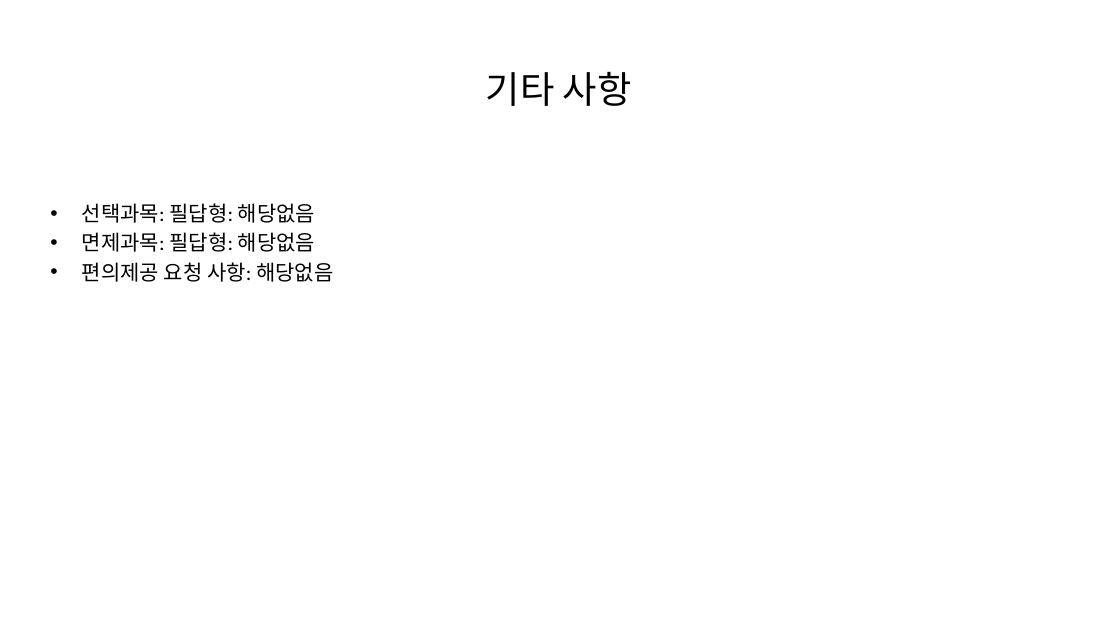
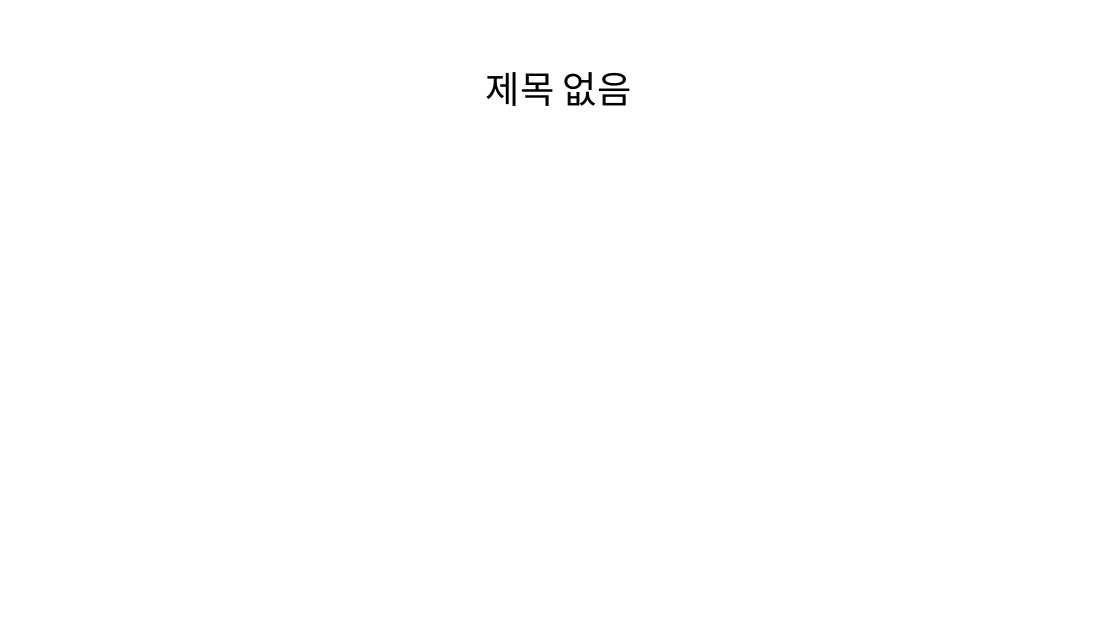
Before and after one commit to devna0111/FlowMate, a slide deck: slide 1 of uploads/pptx_sample.pptx (slide 7 before the commit). Drawn at 1120x630 pixels with LibreOffice and Linux fonts; fonts in the diff are those of the drawing. Boxes give left, top, right and bottom in pixels: in the first picture for what was removed or moved away, otherwise in the second. Text is boxed around its words. In the diff, an @@ line names an element or a change of style, - is before the commit and + after.

```diff
--- a/uploads/pptx_sample.pptx
+++ b/uploads/pptx_sample.pptx
@@ title at box(486, 72, 632, 106): text changed @@
-기타 사항
+제목 없음
@@ text removed at box(82, 203, 333, 282) @@
-• 선택과목: 필답형: 해당없음
-• 면제과목: 필답형: 해당없음
-• 편의제공 요청 사항: 해당없음
```
Also in this commit, not shown: 2 other slides changed, 6 slides added, 5 slides removed, 2 other files.
